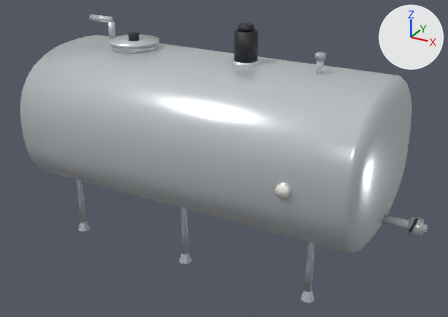
Renders of the glTF model molkerei-3d/modelle/lagertank.glb from each side of a commit.
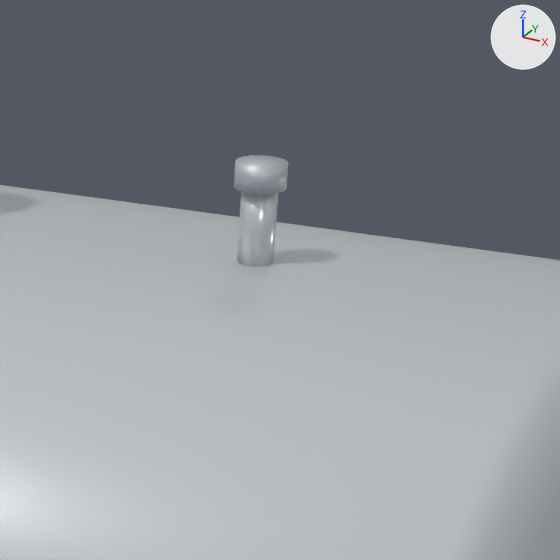
The first picture shows the older version from a 50 mm lens placed at (3.21, -5.57, 3.81), pointed at (0.18, -0.07, 1.06). The close-ups show the older and then the newer version on the part from 60% to 85% of the width and 7% to 42% of the height of that picture. Only the edits that show in the close-ups are written down. Lighting does not change. The marker at upper right points along +X, +Y and +Z. Where no turn or scale is listed for an object, it has been applied to the vertices.

Before the edit, the objects in view are built like this:
```python
me_cylinder_014 = bpy.data.meshes.new('Cylinder.014')
me_cylinder_014.from_pydata(...)  # a 16-sided cylinder along z spanning x -0.035..0.035, y -0.035..0.035, z -0.09..0.09
me_cylinder_014.materials.append(mat_chrom)  # light grey #d3d8dc
me_cylinder_015 = bpy.data.meshes.new('Cylinder.015')
me_cylinder_015.from_pydata(...)  # a 16-sided cylinder along z spanning x -0.05..0.05, y -0.05..0.05, z -0.025..0.025
me_cylinder_015.materials.append(mat_matt)  # light grey #b9c0c6
me_mantel = bpy.data.meshes.new('mantel')
me_mantel.from_pydata(...)  # 578 vertices, 1152 faces; spans x -2.05..2.05, y -1.0..1.0, z 0.55..2.15
me_mantel.materials.append(mat_chrom)  # light grey #d3d8dc
ob_kappe = bpy.data.objects.new('kappe', me_cylinder_015)
ob_kappe.location = (1.2, 0.0, 2.32)
ob_mantel = bpy.data.objects.new('mantel', me_mantel)
ob_mantel.location = (0.0, 0.0, 0.0)
ob_stutzen_001 = bpy.data.objects.new('stutzen.001', me_cylinder_014)
ob_stutzen_001.location = (1.2, 0.0, 2.21)
```
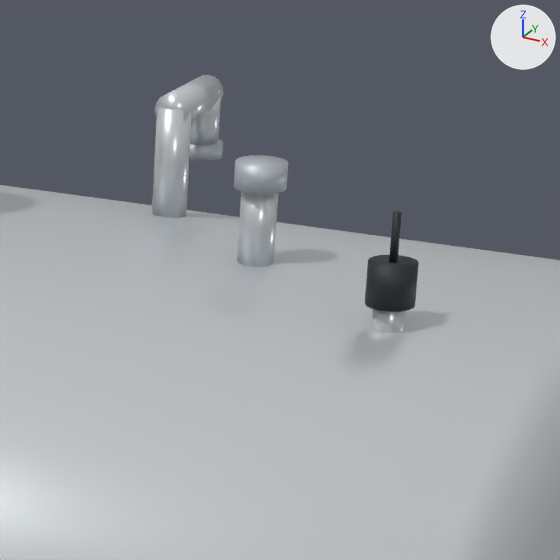
Location of each change, [x1, y1, x2, y2] in pixels of the close-ups (560 x 560 px):
'rohr.001', added
    after: [152, 107, 192, 218]
'kopf', added (black)
    after: [365, 255, 419, 312]
'bogen.001', added
    after: [154, 75, 224, 122]
'ablauf', added
    after: [190, 90, 221, 146]
'stutzen.004', added
    after: [371, 309, 406, 333]
'sieb', added
    after: [189, 139, 223, 161]
'kabel', added (black)
    after: [389, 211, 402, 263]

What the commit changed:
Mesh me_cylinder_032 is new.
It is a 16-sided cylinder along z spanning x -0.03..0.03, y -0.03..0.03, z -0.05..0.05.
It uses material mat_chrom (light grey #d3d8dc).
Mesh me_cylinder_033 is new.
It is a 16-sided cylinder along z spanning x -0.045..0.045, y -0.045..0.045, z -0.04..0.04.
It uses material mat_schwarz (black #22262a).
Mesh me_cylinder_034 is new.
It is an 8-sided cylinder along z spanning x -0.008..0.008, y -0.008..0.008, z -0.05..0.05.
It uses material mat_schwarz (black #22262a).
Mesh me_cylinder_031 is new.
It is a 16-sided cylinder along z spanning x -0.045..0.045, y -0.045..0.045, z -0.015..0.015.
It uses material mat_matt (light grey #b9c0c6).
Mesh me_cylinder_028 is new.
It is a 16-sided cylinder along z spanning x -0.035..0.035, y -0.035..0.035, z -0.125..0.125.
It uses material mat_chrom (light grey #d3d8dc).
Mesh me_cylinder_029 is new.
It is a 16-sided cylinder along y spanning x -0.035..0.035, y -0.1..0.1, z -0.035..0.035.
It uses material mat_chrom (light grey #d3d8dc).
Mesh me_cylinder_030 is new.
It is a 16-sided cylinder along z spanning x -0.035..0.035, y -0.035..0.035, z -0.06..0.06.
It uses material mat_chrom (light grey #d3d8dc).
Object 'stutzen.004' (ob_stutzen_004) is new; it shows me_cylinder_032.
Its location is (1.55, -0.25, 2.14).
Object 'kopf' (ob_kopf) is new; it shows me_cylinder_033.
Its location is (1.55, -0.25, 2.22).
Object 'kabel' (ob_kabel) is new; it shows me_cylinder_034.
Its location is (1.55, -0.25, 2.3).
Object 'sieb' (ob_sieb) is new; it shows me_cylinder_031.
Its location is (0.9, 0.46, 2.235).
Object 'rohr.001' (ob_rohr_001) is new; it shows me_cylinder_028.
Its location is (0.9, 0.3, 2.23).
Object 'bogen.001' (ob_bogen_001) is new; it shows me_cylinder_029.
Its location is (0.9, 0.38, 2.35).
Object 'ablauf' (ob_ablauf) is new; it shows me_cylinder_030.
Its location is (0.9, 0.46, 2.3).
